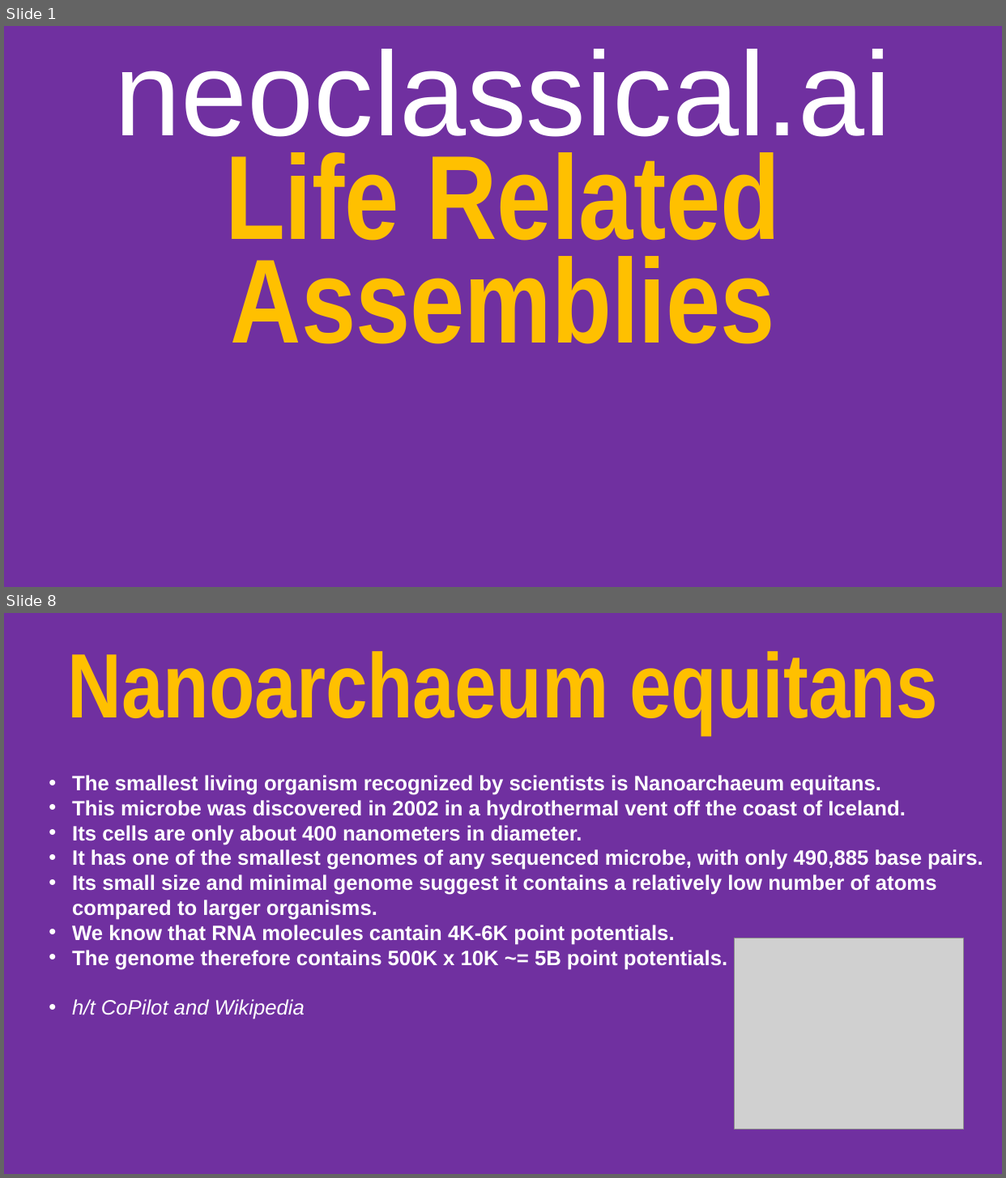
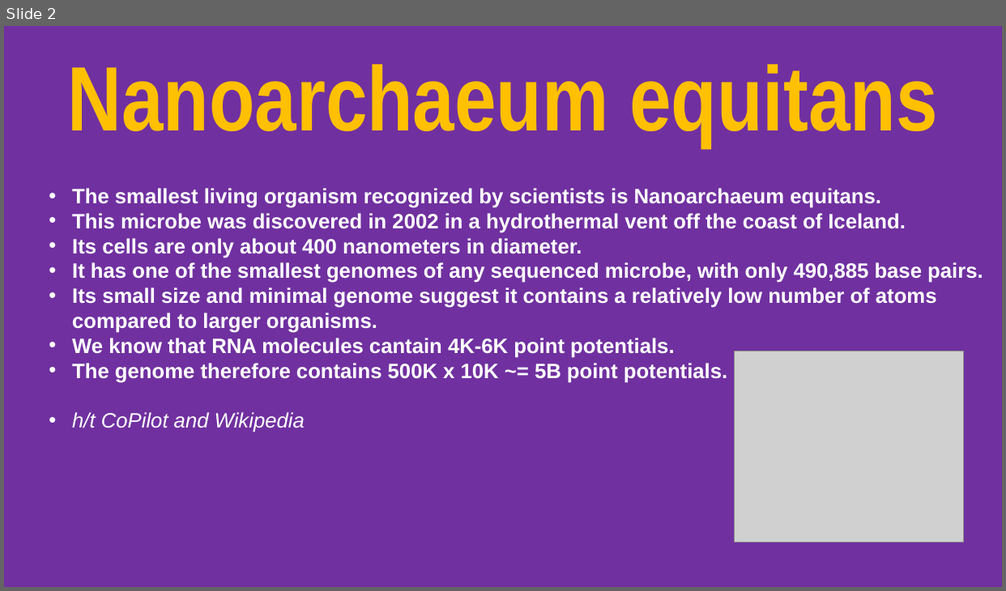
Before and after one commit to jmarkmorris/architrino, a slide deck: reference/archie/presentations/NPQG Assemblies - Early Life.pptx. Shown one above the other, each under a label of ours: slides 1 and 8 before the commit, slide 2 after it; the slides between them are not shown. The pictures are 1006x1178 and 1006x591 pixels, drawn with LibreOffice and Linux fonts; fonts in the diff are those of the drawing; grey boxes stand for pictures. Boxes give left, top, right and bottom in pixels: in the first picture for what was removed or moved away, otherwise in the second. Text is boxed around its words. In the diff, an @@ line names an element or a change of style, - is before the commit and + after.

```diff
--- a/reference/archie/presentations/NPQG Assemblies - Early Life.pptx
+++ b/reference/archie/presentations/NPQG Assemblies - Early Life.pptx
@@ slide 1 removed at box(4, 26, 1002, 587), background #7030A0 @@
@@ text removed at box(114, 49, 891, 344) @@
-neoclassical.ai
-Life Related Assemblies
@@ what was slide 8 is now slide 2 @@
```
Also in this commit, not shown: 1 slide changed, 7 other slides removed, 16 other files.
